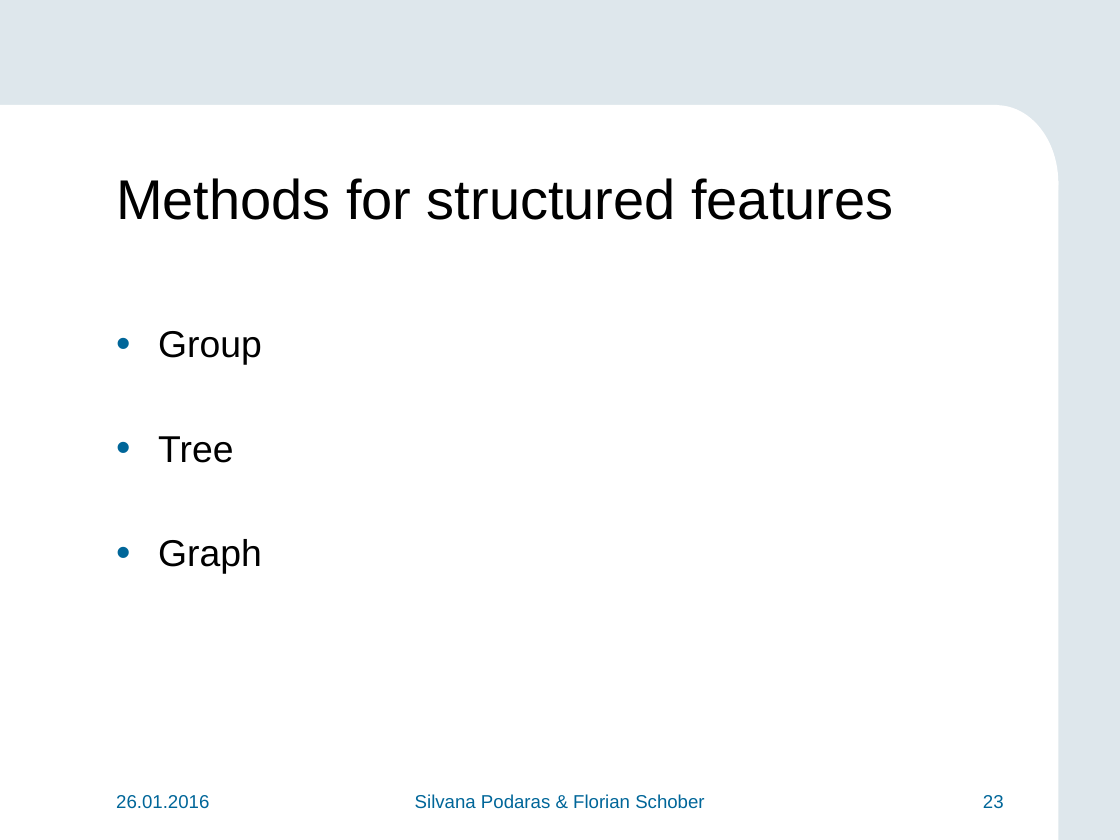
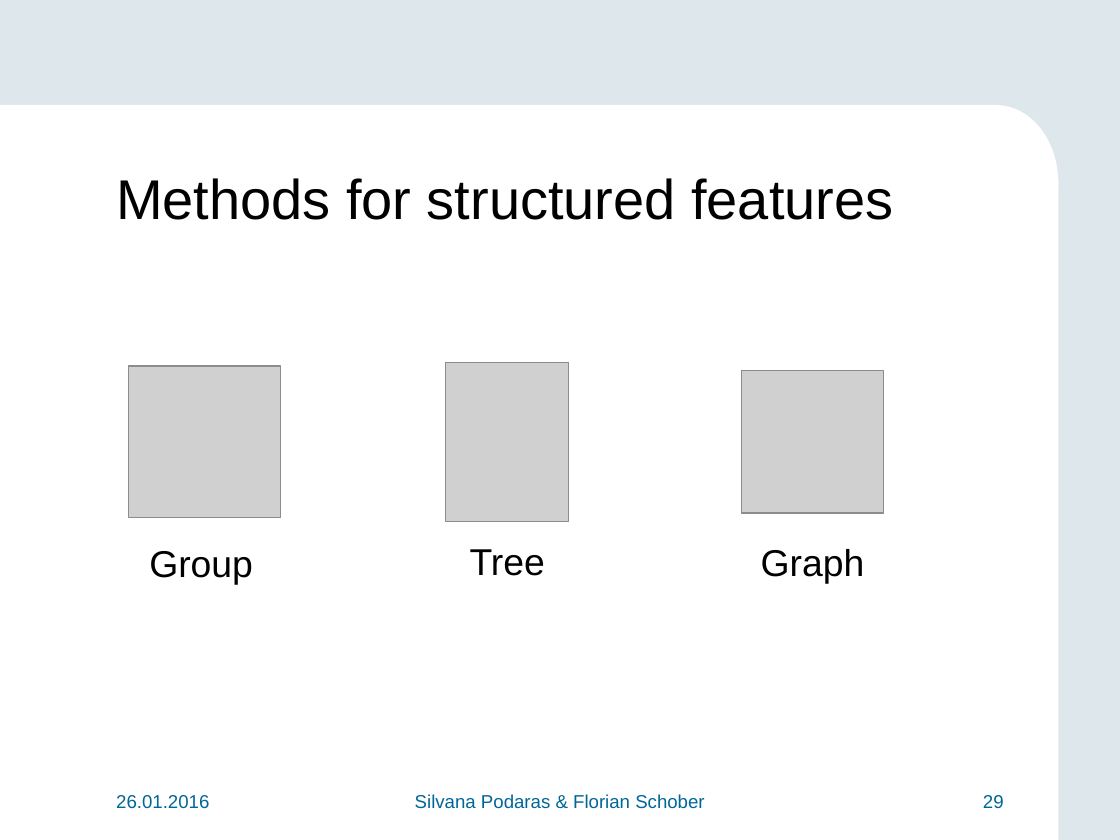
Before and after one commit to teretrus/VisSeminar, a slide deck: slide 29 of presentation/Presentation.pptx (slide 23 before the commit). Drawn at 1120x840 pixels with LibreOffice and Linux fonts; fonts in the diff are those of the drawing; grey boxes stand for pictures; background and template pictures are left out. Boxes give left, top, right and bottom in pixels: in the first picture for what was removed or moved away, otherwise in the second. Text is boxed around its words. In the diff, an @@ line names an element or a change of style, - is before the commit and + after.

Commit message:
presentation done

```diff
--- a/presentation/Presentation.pptx
+++ b/presentation/Presentation.pptx
@@ text removed at (158,331,262,574) @@
-• Group
-• Tree
-• Graph
@@ picture added at (129,366,281,519) @@
@@ picture added at (446,363,569,522) @@
@@ picture added at (741,371,884,513) @@
@@ text added at (149,551,253,585), 24 pt, text #000000 @@
+Group
@@ text added at (470,549,545,576), 24 pt, text #000000 @@
+Tree
@@ text added at (761,549,865,584), 24 pt, text #000000 @@
+Graph
@@ page number at (983,795,1004,808): text changed @@
-23
+29
```
Also in this commit, not shown: 10 other slides changed, 9 slides added, 1 other file.
